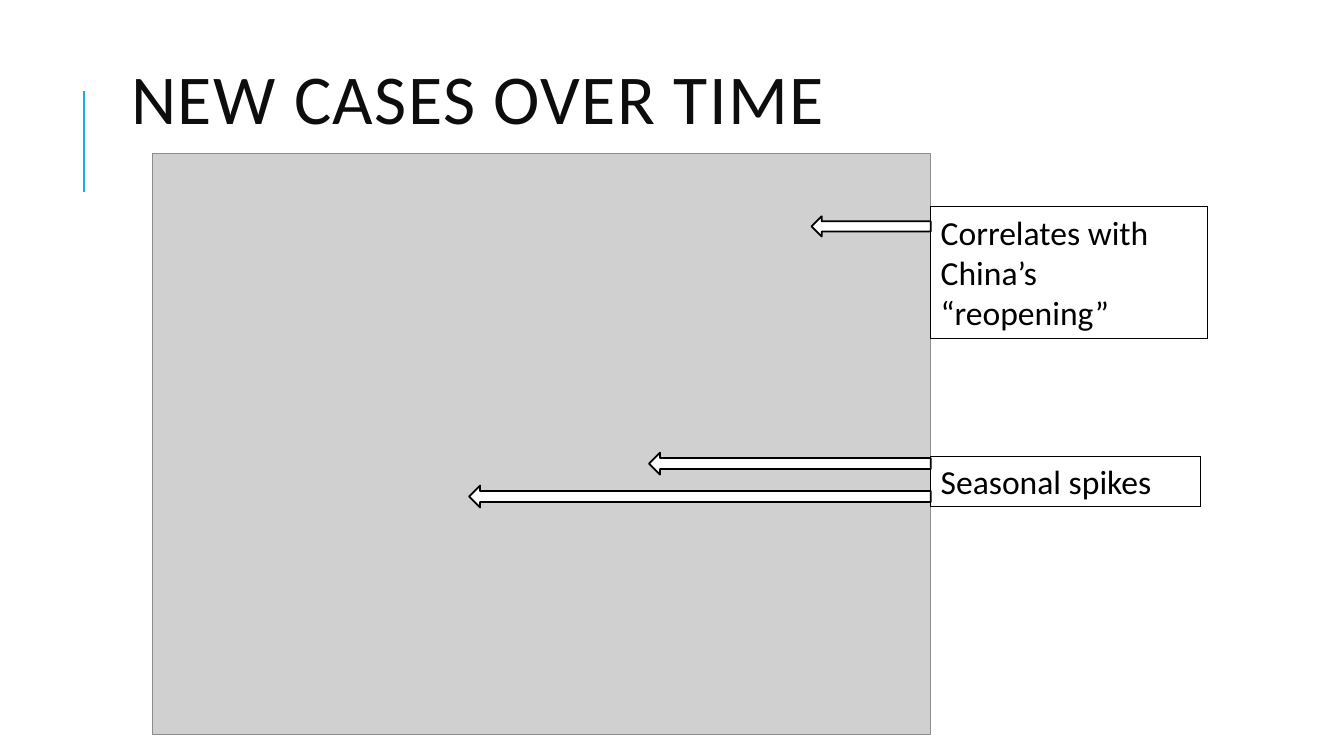
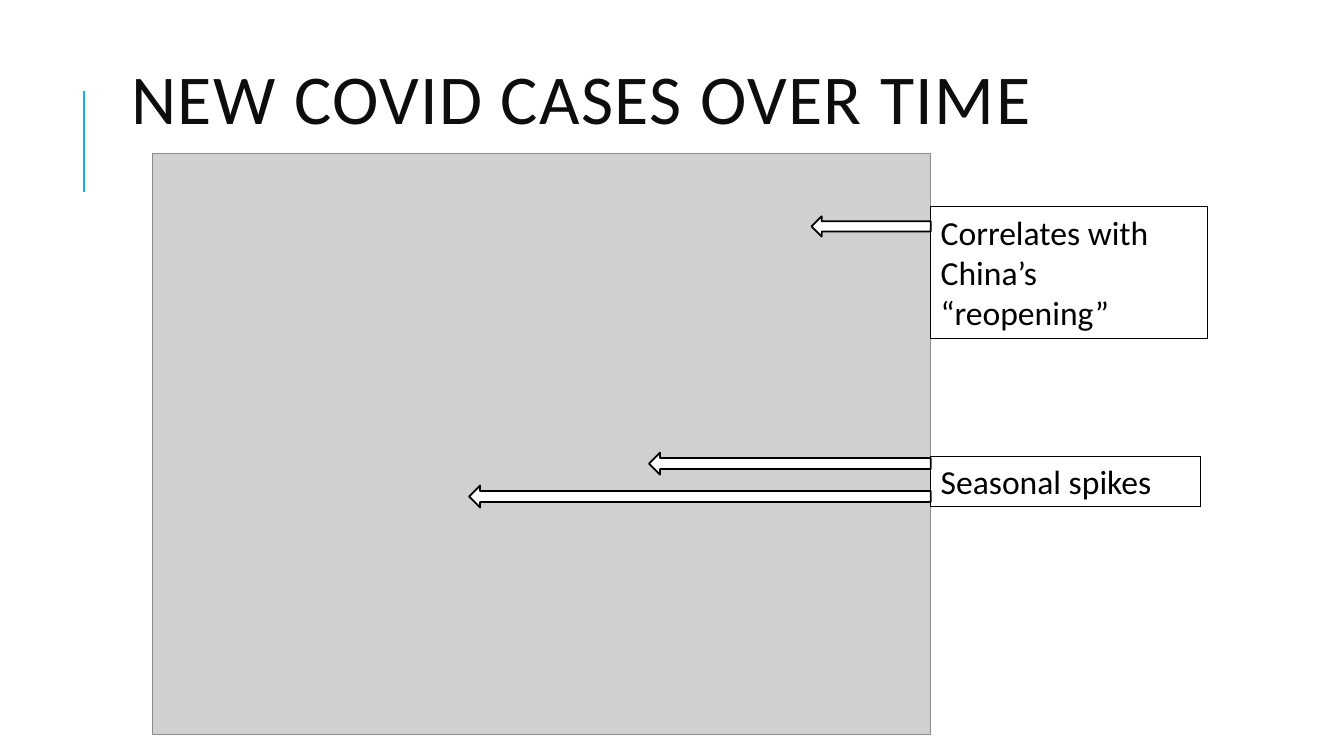
Before and after one commit to tralinde/covid_data_project, a slide deck: slide 5 of ppt/Covid Death Rates.pptx. Drawn at 1344x756 pixels with LibreOffice and Linux fonts; fonts in the diff are those of the drawing; grey boxes stand for pictures. Boxes give left, top, right and bottom in pixels: in the first picture for what was removed or moved away, otherwise in the second. Text is boxed around its words. In the diff, an @@ line names an element or a change of style, - is before the commit and + after.

```diff
--- a/ppt/Covid Death Rates.pptx
+++ b/ppt/Covid Death Rates.pptx
@@ title at <box>131,78,1030,125</box>: text changed @@
-NEW CASES OVER TIME
+NEW COVID CASES OVER TIME
```
Also in this commit, not shown: 5 other slides changed.
